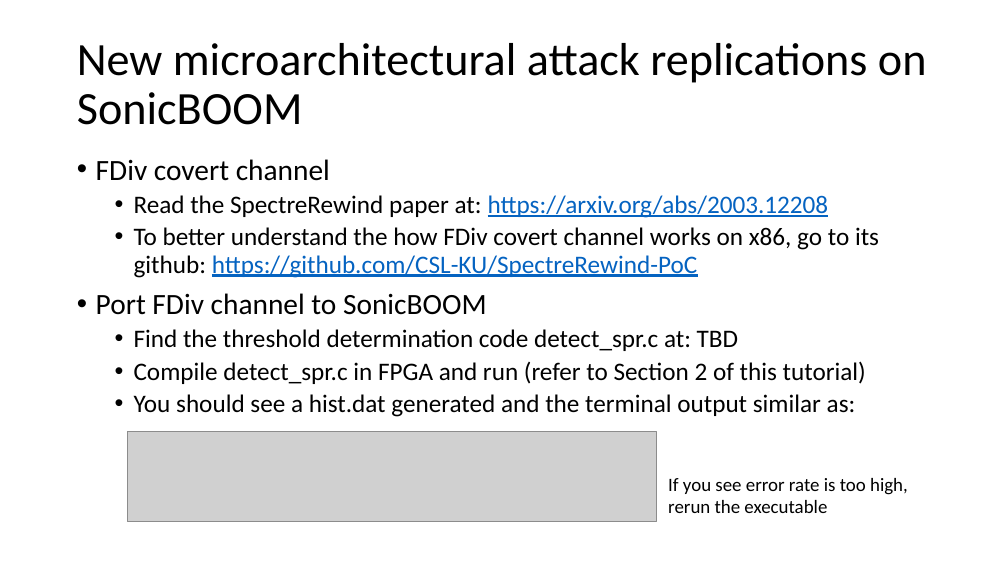
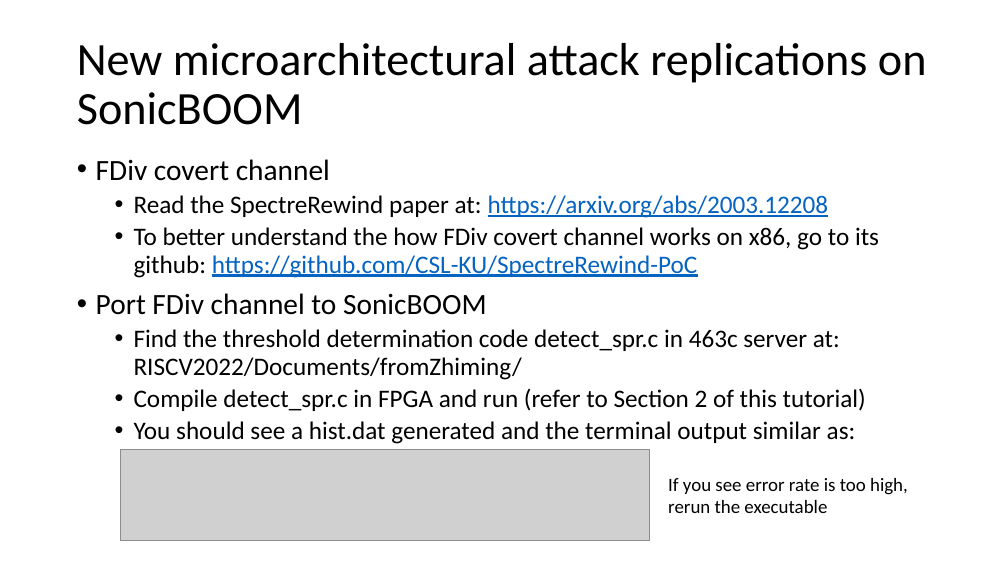
Before and after one commit to zzmzc333/RISCV-Documents, a slide deck: slide 18 of RISC-V Tutorial.pptx. Drawn at 1008x567 pixels with LibreOffice and Linux fonts; fonts in the diff are those of the drawing; grey boxes stand for pictures. Boxes give left, top, right and bottom in pixels: in the first picture for what was removed or moved away, otherwise in the second. Text is boxed around its words. In the diff, an @@ line names an element or a change of style, - is before the commit and + after.

```diff
--- a/RISC-V Tutorial.pptx
+++ b/RISC-V Tutorial.pptx
@@ text at (134,329,840,380): text changed @@
-  • Find the threshold determination code detect_spr.c at: TBD
+  • Find the threshold determination code detect_spr.c in 463c server at: RISCV2022/Documents/fromZhiming/
@@ picture: place and size @@
-picture at (127,431,656,522)
+picture at (120,450,650,541)
```
Also in this commit, not shown: 6 other slides changed.
